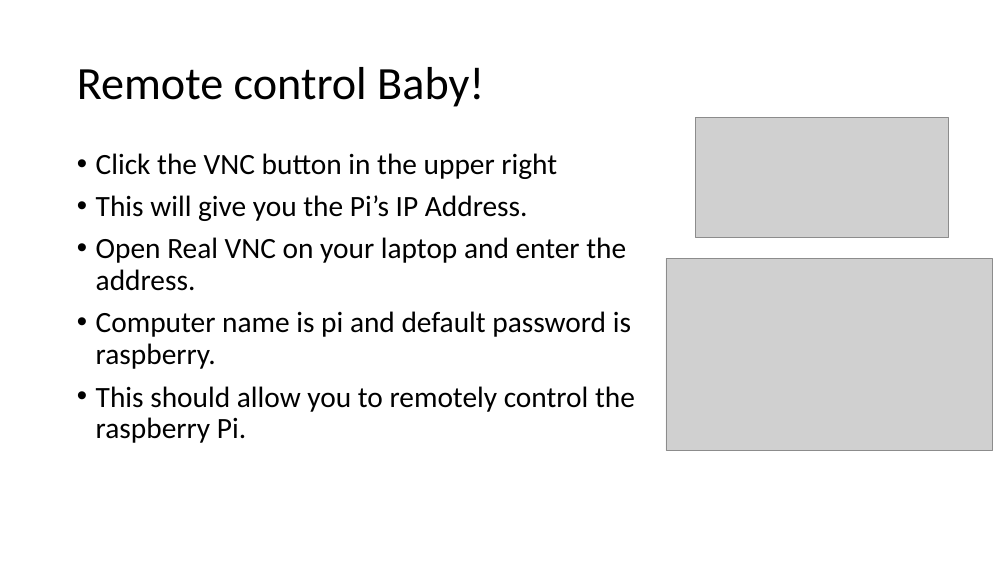
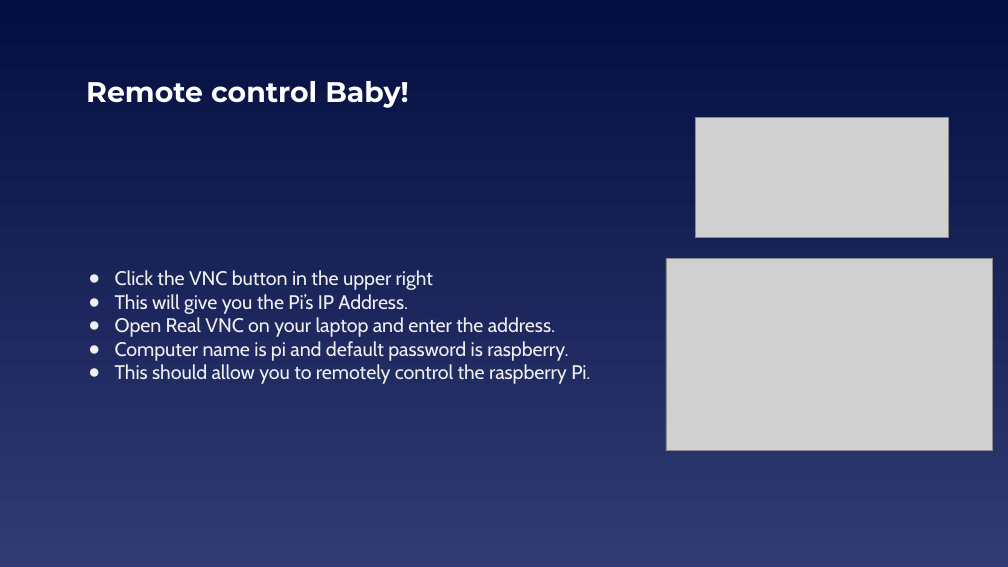
Before and after one commit to EELabMan/Raspberry-Pi-Intro, a slide deck: slide 14 of Raspberry Pi Intro.pptx. Drawn at 1008x567 pixels with LibreOffice and Linux fonts; fonts in the diff are those of the drawing; grey boxes stand for pictures. Boxes give left, top, right and bottom in pixels: in the first picture for what was removed or moved away, otherwise in the second. Text is boxed around its words. In the diff, an @@ line names an element or a change of style, - is before the commit and + after.

```diff
--- a/Raspberry Pi Intro.pptx
+++ b/Raspberry Pi Intro.pptx
@@ background #FFFFFF to gradient #040E41 to #303B72 @@
@@ title "Remote control Baby!" moved from (x1=77, y1=67, x2=484, y2=107) to (x1=86, y1=81, x2=408, y2=108) @@
@@ title "Remote control Baby!" at (x1=86, y1=81, x2=408, y2=108): size 44 to 27 pt, font Calibri to Montserrat, text colour #000000 to #FFFFFF, bold on; line spacing 0.9 to 1 @@
@@ text "Click the VNC button in ..." at (x1=115, y1=270, x2=590, y2=384): size 28 to 18.7 pt, font Calibri to Cabin, text colour #000000 to #EFEFEF; bullet • to ●; line spacing 0.9 to 1; less space between paragraphs; vertical alignment top to middle @@
```
Also in this commit, not shown: 14 other slides changed, 4 slides added, 2 slides removed.
